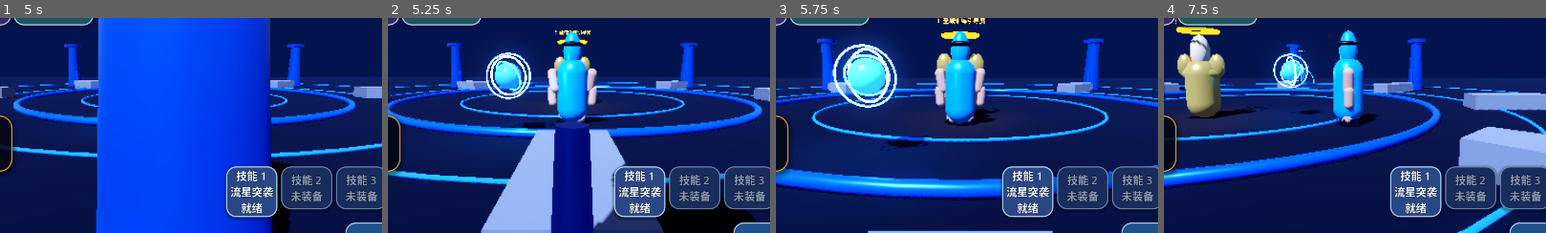
Above: before the commit, frames 1-4 (left to right).
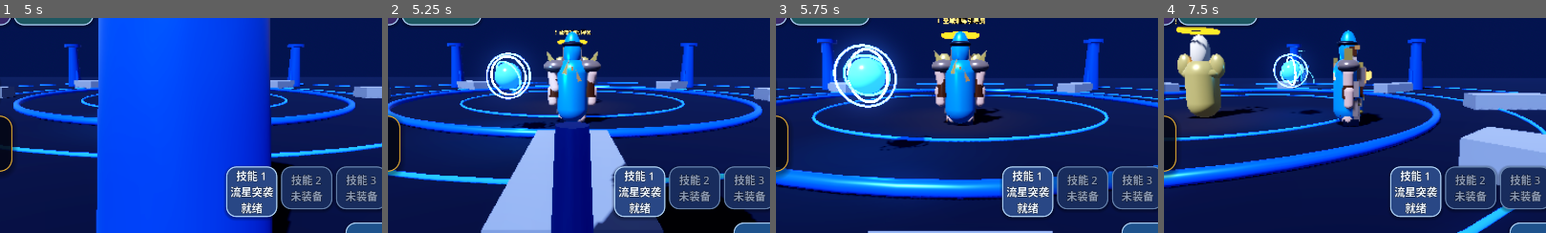
Above: after the commit, the same moments.

Repository: Qazwesrd/Saint-Seiya-Universe-War
Game: Godot game, scene res://scenes/main_menu.tscn
The game is run twice, just before and just after one commit, with the same random seed, the same clock (stepped at 60 frames per second) and the same inputs.
Inputs (mouse positions are % of the whole screen's width and height, from its top left):
- Up to frame 1 (5 s): click "开始新游戏 / 新建存档" at 0.5 s; click "开始新游戏 / 新建存档" at 1.25 s; click "继续游戏 / 存档管理" at 2 s; click "游戏设置" at 2.75 s; click "读取" at 3.5 s; click "交谈 / 接任务" at 4.25 s
- Up to frame 2 (5.25 s): click "任务导航" at 5 s
- Up to frame 3 (5.75 s): no input
- Up to frame 4 (7.5 s): tap Enter (ui_accept) at 5.75, 6.02, 6.32 s; move the mouse to (72, 45) at 5.77 s; hold Right (ui_right) 5.78-6.5 s; click (72, 45) at 5.92 s; drag from (30, 55) to (45, 70) at 6.52 s; click "传送" at 7.25 s
The pictures show only the part of the screen within x 26-76%, y 28-78%; the shares and areas given below are measured in that part.

Frame 1 is identical in both runs. In frame 2, 3.1% of the frame differs, in the area x 40-59%, y 6-48%; in frame 3, 3.3%, in the area x 40-60%, y 6-49%; in frame 4, 2.4%.
Error before the commit: Parse Error: Identifier "intact_parts" not declared in the current scope. (res://scripts/armor_system.gd:257)

Commit message:
Fix Dark Cloth set tier scope in armor stats

Diff:
--- a/game/scripts/armor_system.gd
+++ b/game/scripts/armor_system.gd
@@ -227,6 +227,7 @@
  var health_bonus := float(base["hp"])*condition*awaken
  var dark_cosmos_bonus := 0.0
  var dark_speed_bonus := 0.0
+ var intact_parts := 0
  if stage_id == "dark_cloth":
   # Dark Cosmos resonance reinforces aggressive combat while retaining class identity.
   var class_data: Dictionary = RPGState.CLASS_DATA.get(str(RPGState.profile.get("class_id", "pegasus")), RPGState.CLASS_DATA.get("pegasus", {}))
@@ -244,7 +245,6 @@
   dark_cosmos_bonus += float(class_passive.get("cosmos_rate", 0.0)) * condition * awaken
   # The five armor pieces form a real set: three intact pieces grant Cosmos,
   # while all five intact pieces grant a small defensive/offensive set bonus.
-  var intact_parts := 0
   for part in PARTS:
    if int(durability.get(part, 100)) > 0:
     intact_parts += 1
